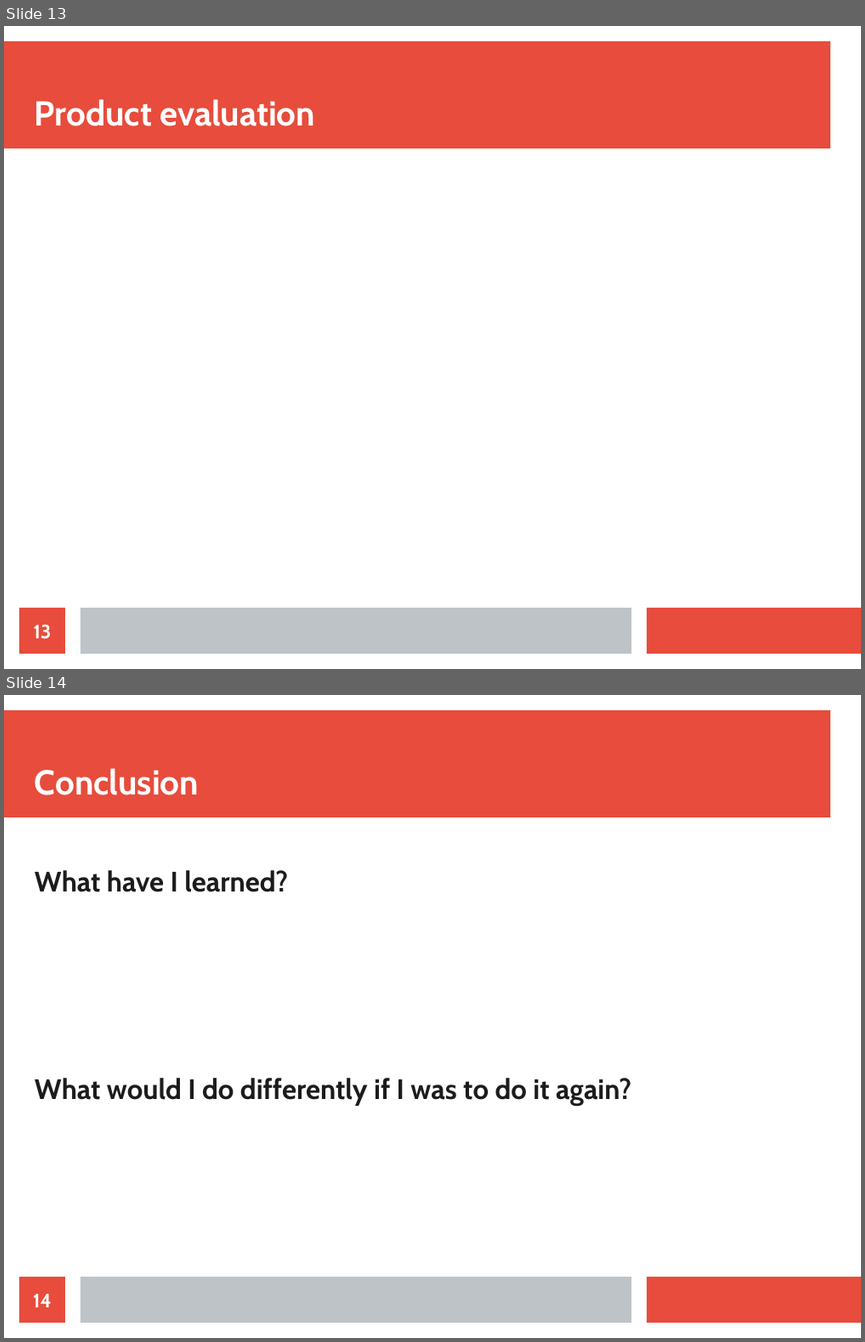
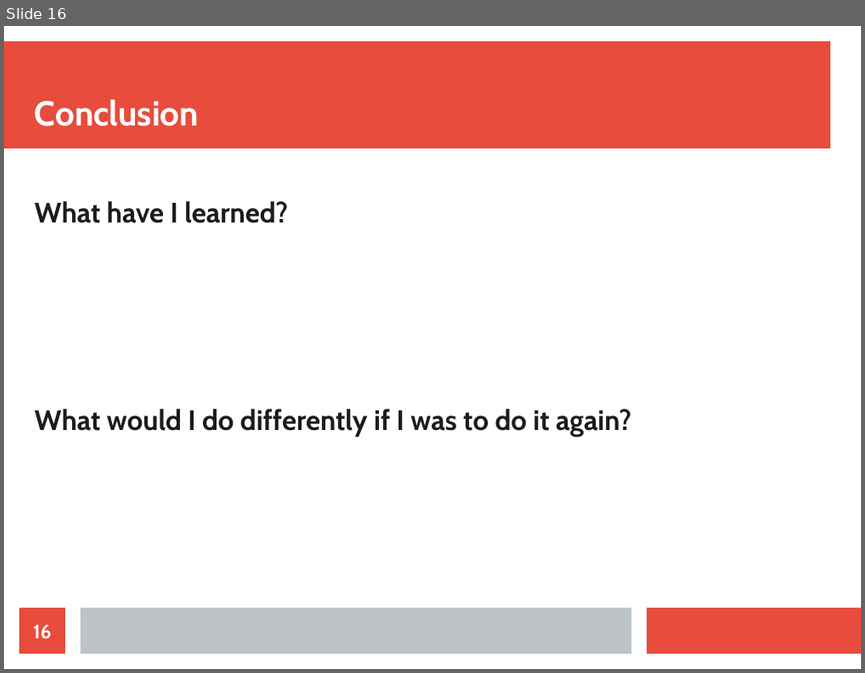
Before and after one commit to Doctor5555/SPLIWACA-CPP-Interpreter-transpiler, a slide deck: Notes/Final presentation.odp. Shown one above the other, each under a label of ours: slides 13 and 14 before the commit, slide 16 after it. The pictures are 865x1342 and 865x673 pixels, drawn with LibreOffice and Linux fonts; fonts in the diff are those of the drawing. Boxes give left, top, right and bottom in pixels: in the first picture for what was removed or moved away, otherwise in the second. Text is boxed around its words. In the diff, an @@ line names an element or a change of style, - is before the commit and + after.

```diff
--- a/Notes/Final presentation.odp
+++ b/Notes/Final presentation.odp
@@ slide 13 removed at (4,26,861,669), background #FFFFFF; not listed: 3 template elements that a slide beside it also shows @@
@@ title removed at (35,99,315,126) @@
-Product evaluation
@@ page number removed at (19,607,65,653) @@
-13
@@ what was slide 14 is now slide 16 @@
@@ page number at (33,624,51,639): text changed @@
-14
+16
```
Also in this commit, not shown: 6 slides changed, 3 slides added, 4 other files.
